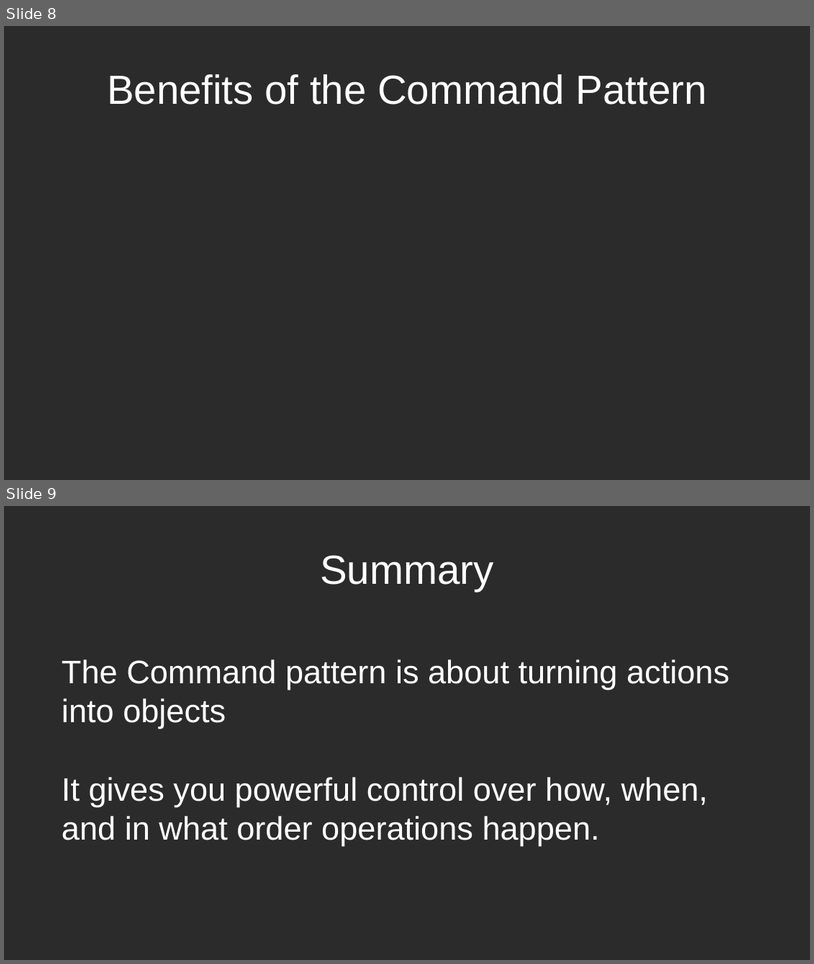
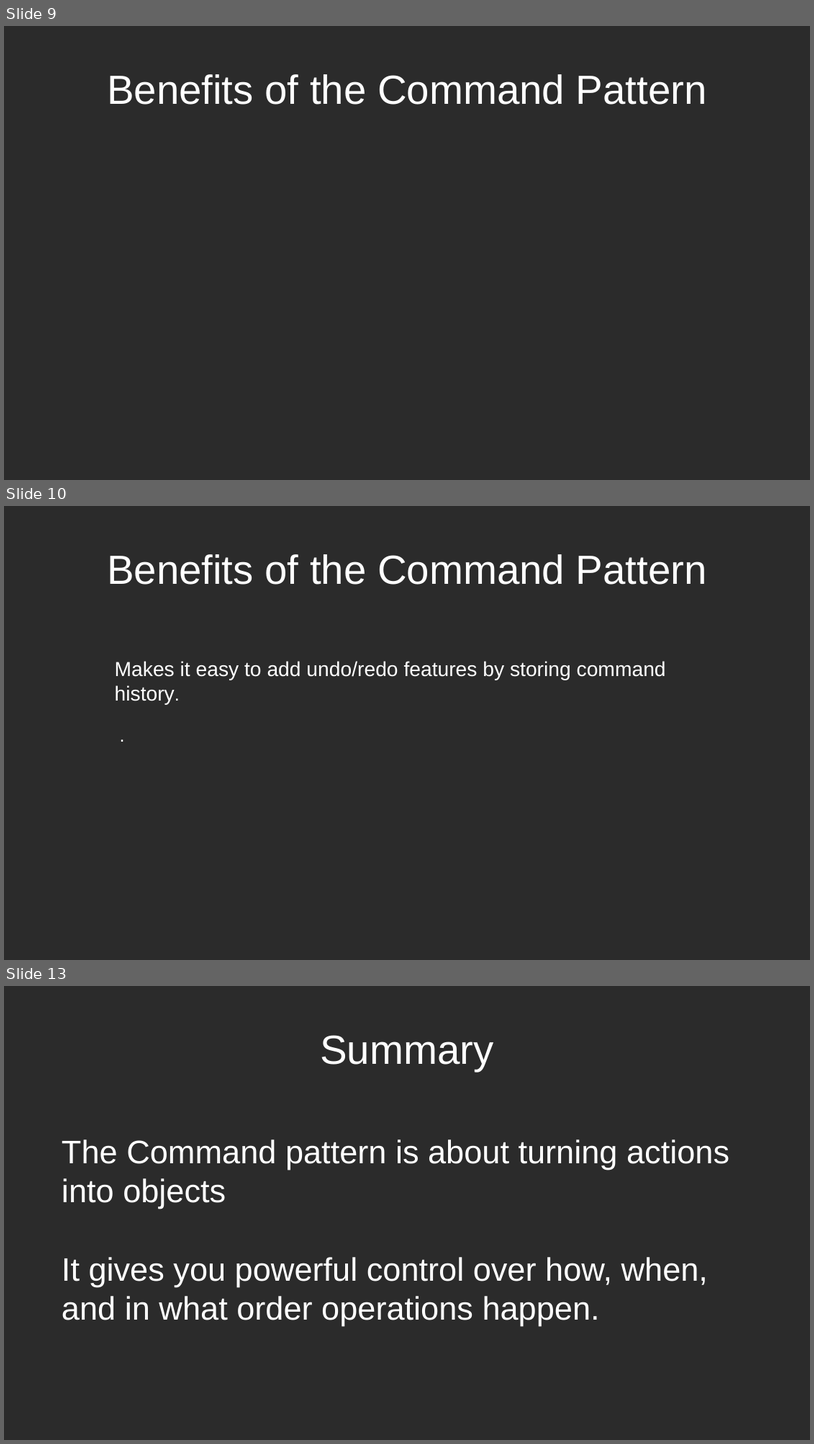
Before and after one commit to RayAndrade/JavaScriptStudy, a slide deck: Behavioral/Command/intro.odp. Shown one above the other, each under a label of ours: slides 8 and 9 before the commit, slides 9, 10 and 13 after it; the slides between them are not shown. The pictures are 814x964 and 814x1444 pixels, drawn with LibreOffice and Linux fonts; fonts in the diff are those of the drawing; background and template pictures are left out; a plain dark background stands for a picture behind light text. Boxes give left, top, right and bottom in pixels: in the first picture for what was removed or moved away, otherwise in the second. Text is boxed around its words. In the diff, an @@ line names an element or a change of style, - is before the commit and + after.

```diff
--- a/Behavioral/Command/intro.odp
+++ b/Behavioral/Command/intro.odp
@@ slide 10 added at (4,506,810,960), background picture (left out) @@
@@ title added at (107,554,707,584), 40 pt, text #FFFFFF @@
+Benefits of the Command Pattern
@@ text added at (115,661,666,705), 20 pt, text #FFFFFF @@
+Makes it easy to add undo/redo features by storing command history.
@@ text added at (107,721,681,769), 18 pt, text #FFFFFF @@
+.
@@ what was slide 8 is now slide 9 @@
@@ what was slide 9 is now slide 13 @@
```
Also in this commit, not shown: 3 other slides added, 2 other files.
